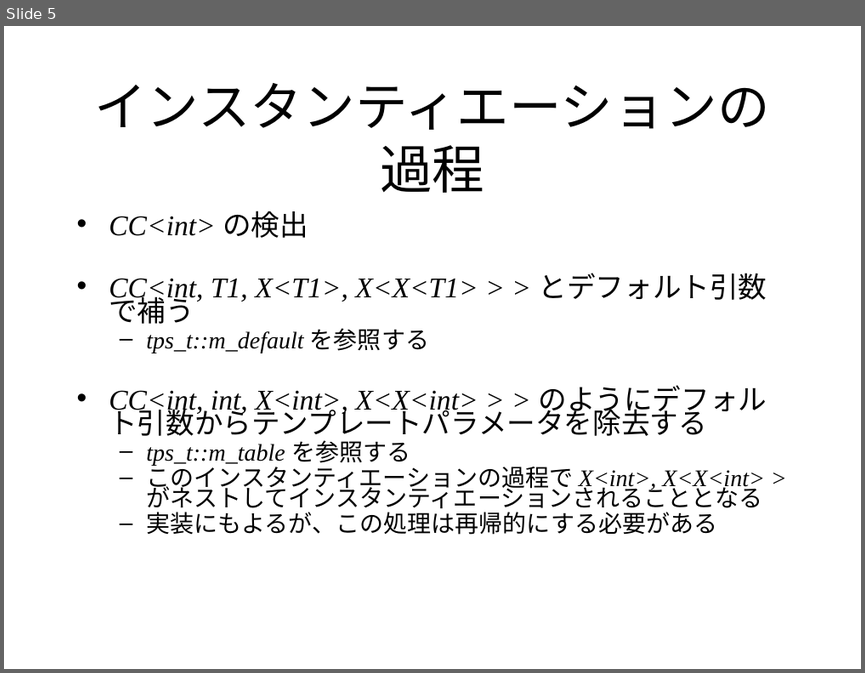
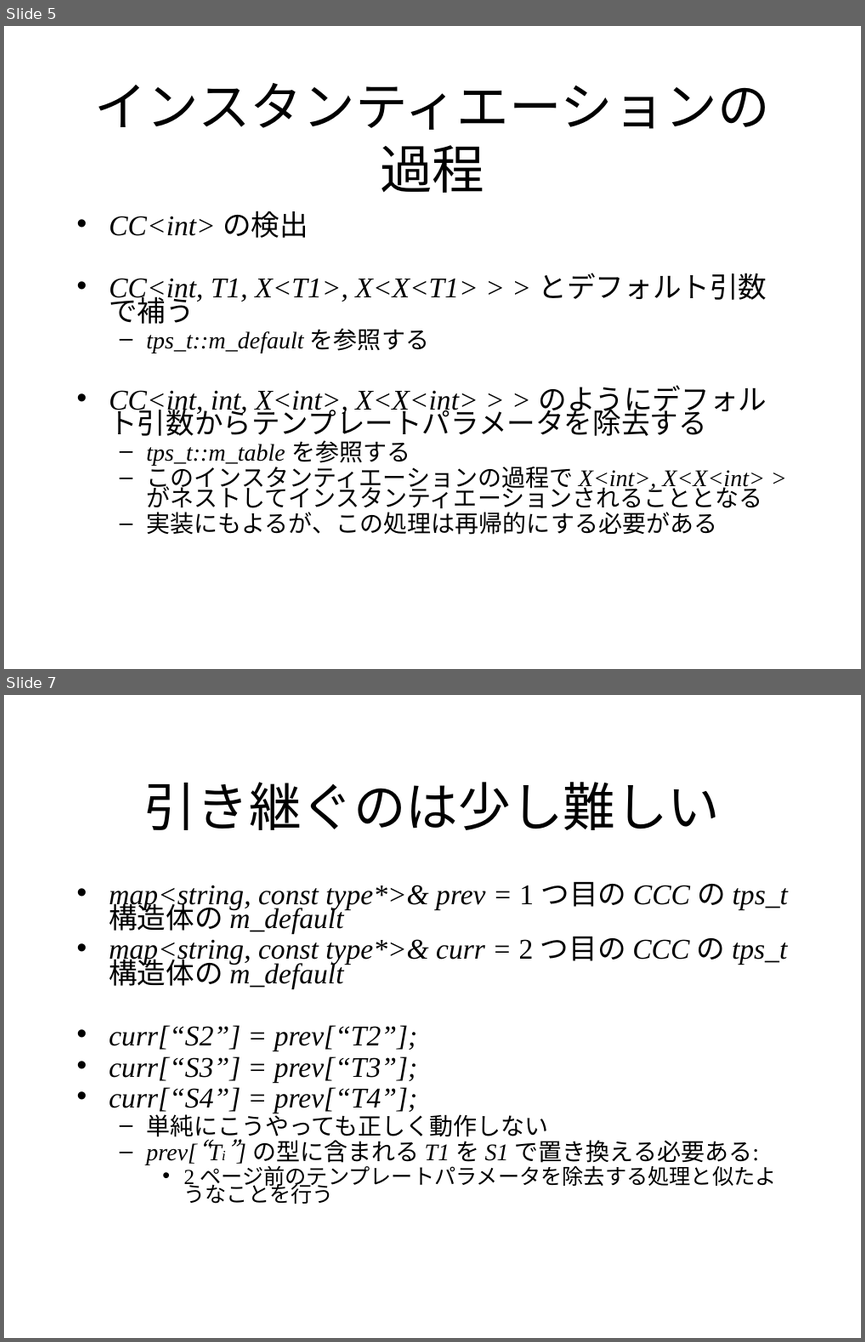
Before and after one commit to KeiHasegawa/cxx_doc, a slide deck: 16_template_default_argument.ppt. Shown one above the other, each under a label of ours: slide 5 before the commit, slides 5 and 7 after it; the slides between them are not shown. The pictures are 865x673 and 865x1342 pixels, drawn with LibreOffice and Linux fonts; fonts in the diff are those of the drawing. Boxes give left, top, right and bottom in pixels: in the first picture for what was removed or moved away, otherwise in the second. Text is boxed around its words. In the diff, an @@ line names an element or a change of style, - is before the commit and + after.

```diff
--- a/16_template_default_argument.ppt
+++ b/16_template_default_argument.ppt
@@ slide 7 added at <box>4,695,861,1338</box>, background #FFFFFF @@
@@ title added at <box>144,782,721,830</box>, 44 pt, text #000000 @@
+引き継ぐのは少し難しい
@@ text added at <box>109,882,788,1203</box>, 24 pt, text #000000, italic @@
+• map<string, const type*>& prev = 1 つ目の CCC の tps_t 構造体の m_default
+• map<string, const type*>& curr = 2 つ目の CCC の tps_t 構造体の m_default
+• curr[“S2”] = prev[“T2”];
+• curr[“S3”] = prev[“T3”];
+• curr[“S4”] = prev[“T4”];
+  – 単純にこうやっても正しく動作しない
+  – prev[“Ti”] の型に含まれる T1 を S1 で置き換える必要ある:
+    • 2 ページ前のテンプレートパラメータを除去する処理と似たようなことを行う
```
Also in this commit, not shown: 1 slide changed, 1 other slide added, 3 other files.
